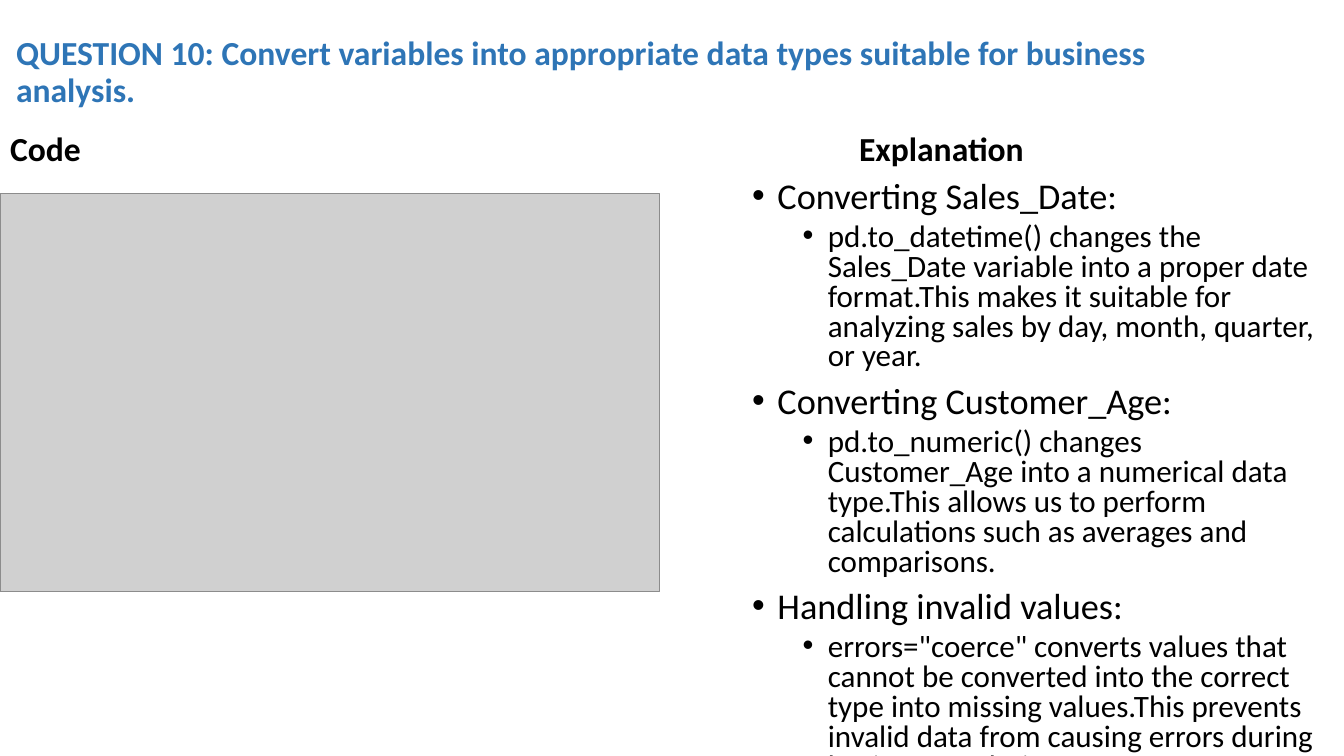
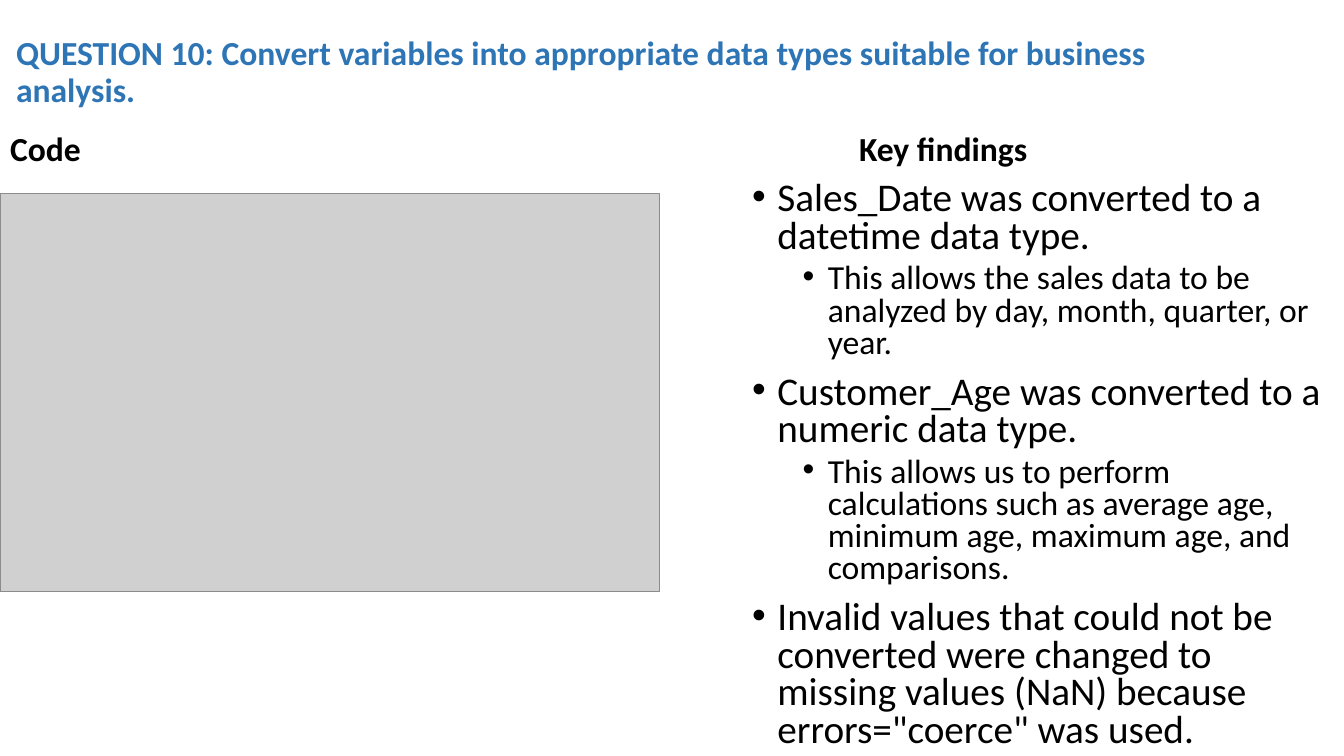
Before and after one commit to roykiptala/Datascience-workshop, a slide deck: slide 19 of Projects/RETAIL SALES AND CUSTOMER ANALYTICS.pptx. Drawn at 1344x756 pixels with LibreOffice and Linux fonts; fonts in the diff are those of the drawing; grey boxes stand for pictures. Boxes give left, top, right and bottom in pixels: in the first picture for what was removed or moved away, otherwise in the second. Text is boxed around its words. In the diff, an @@ line names an element or a change of style, - is before the commit and + after.

Commit message:
Complete data analysis

```diff
--- a/Projects/RETAIL SALES AND CUSTOMER ANALYTICS.pptx
+++ b/Projects/RETAIL SALES AND CUSTOMER ANALYTICS.pptx
@@ text at (859, 137, 1027, 167): text changed @@
-Explanation
+Key findings
@@ text at (777, 183, 1321, 744): text changed; size 22.2 to 28 pt @@
-• Converting Sales_Date:
-  • pd.to_datetime() changes the Sales_Date variable into a proper date format.This makes it suitable for analyzing sales by day, month, quarter, or year.
-• Converting Customer_Age:
-  • pd.to_numeric() changes Customer_Age into a numerical data type.This allows us to perform calculations such as averages and comparisons.
-• Handling invalid values:
-  • errors="coerce" converts values that cannot be converted into the correct type into missing values.This prevents invalid data from causing errors during business analysis.
+• Sales_Date was converted to a datetime data type.
+  • This allows the sales data to be analyzed by day, month, quarter, or year.
+• Customer_Age was converted to a numeric data type.
+  • This allows us to perform calculations such as average age, minimum age, maximum age, and comparisons.
+• Invalid values that could not be converted were changed to missing values (NaN) because errors="coerce" was used.
```
Also in this commit, not shown: 34 other slides changed, 1 slide added, 8 other files.
